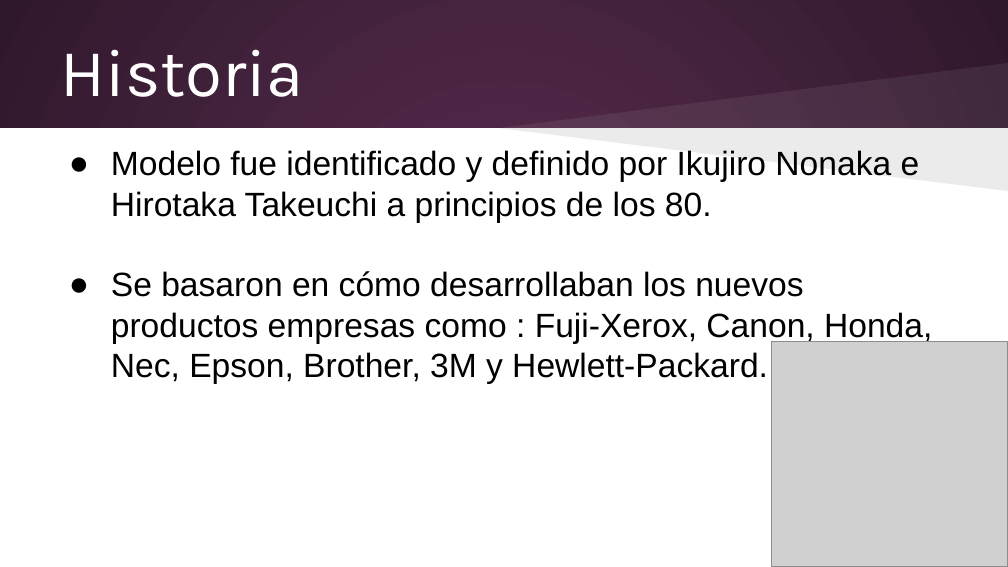
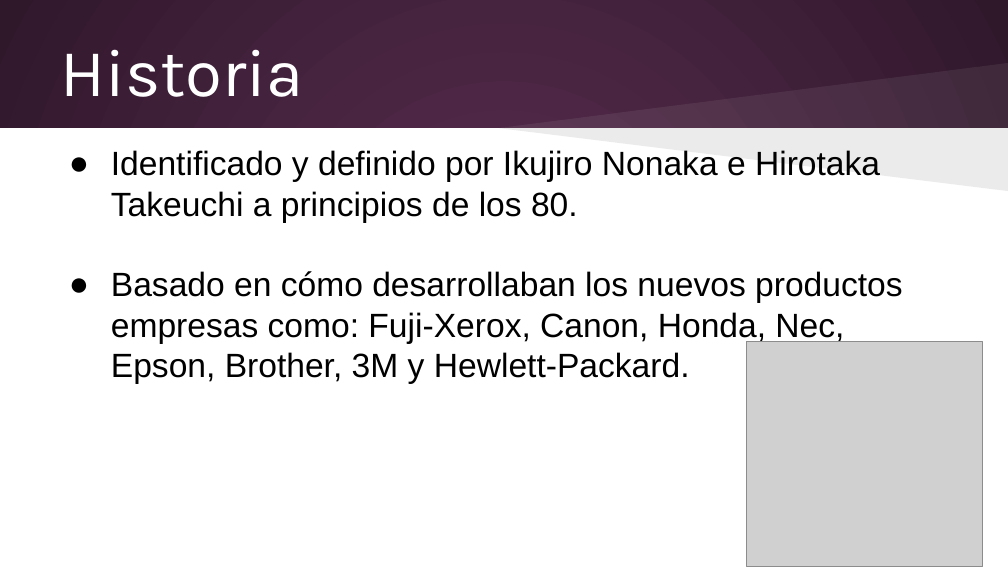
Before and after one commit to elizabethvillalobos/cenfotec-proyecto-1, a slide deck: slide 14 of Entregables/Alvaro/Metodologías de Desarrollo/Presentación viernes 13 de junio.pptx (slide 13 before the commit). Drawn at 1008x567 pixels with LibreOffice and Linux fonts; fonts in the diff are those of the drawing; grey boxes stand for pictures. Boxes give left, top, right and bottom in pixels: in the first picture for what was removed or moved away, otherwise in the second. Text is boxed around its words. In the diff, an @@ line names an element or a change of style, - is before the commit and + after.

```diff
--- a/Entregables/Alvaro/Metodologías de Desarrollo/Presentación viernes 13 de junio.pptx
+++ b/Entregables/Alvaro/Metodologías de Desarrollo/Presentación viernes 13 de junio.pptx
@@ text at (x1=111, y1=150, x2=903, y2=384): text changed @@
-● Modelo fue identificado y definido por Ikujiro Nonaka e Hirotaka Takeuchi a principios de los 80.
-● Se basaron en cómo desarrollaban los nuevos productos empresas como : Fuji-Xerox, Canon, Honda, Nec, Epson, Brother, 3M y Hewlett-Packard.
+● Identificado y definido por Ikujiro Nonaka e Hirotaka Takeuchi a principios de los 80.
+● Basado en cómo desarrollaban los nuevos productos empresas como: Fuji-Xerox, Canon, Honda, Nec, Epson, Brother, 3M y Hewlett-Packard.
@@ picture moved from (x1=772, y1=342, x2=1008, y2=567) to (x1=747, y1=342, x2=983, y2=567) @@
```
Also in this commit, not shown: 16 other slides changed, 1 slide added, 26 other files.
